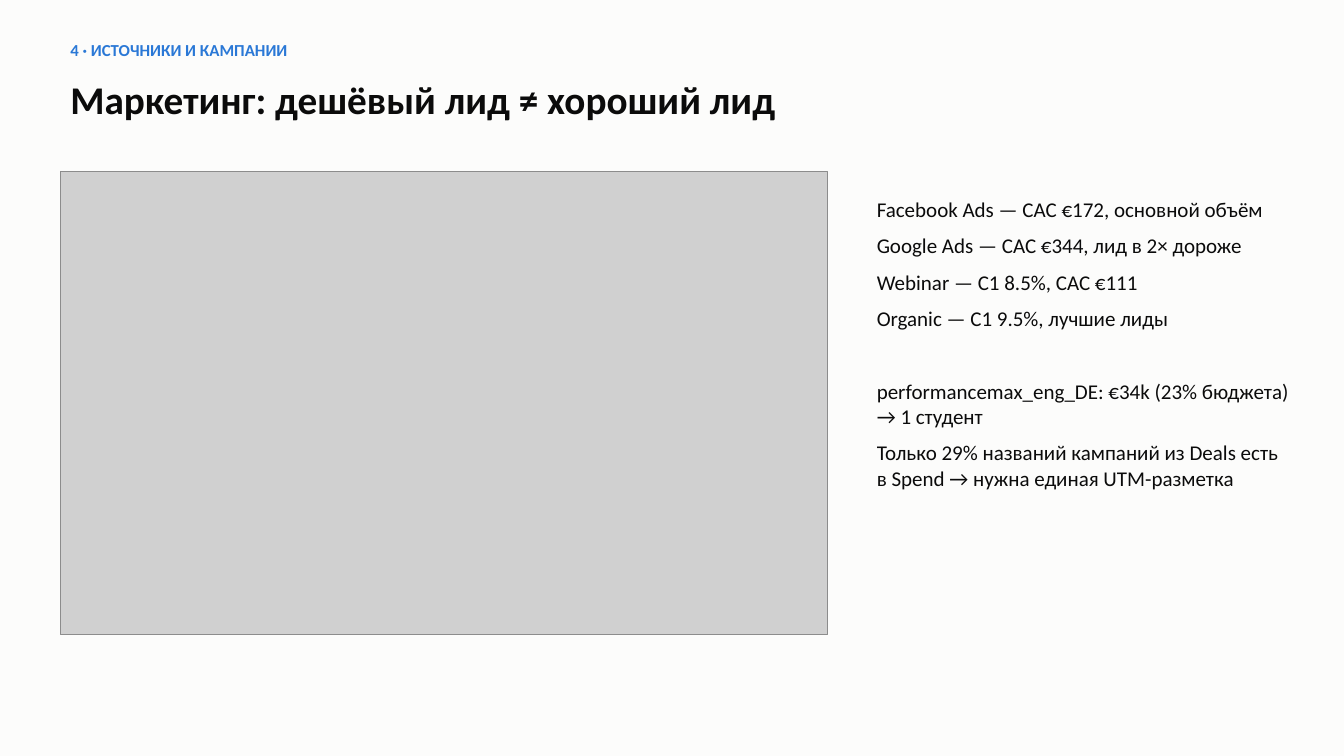
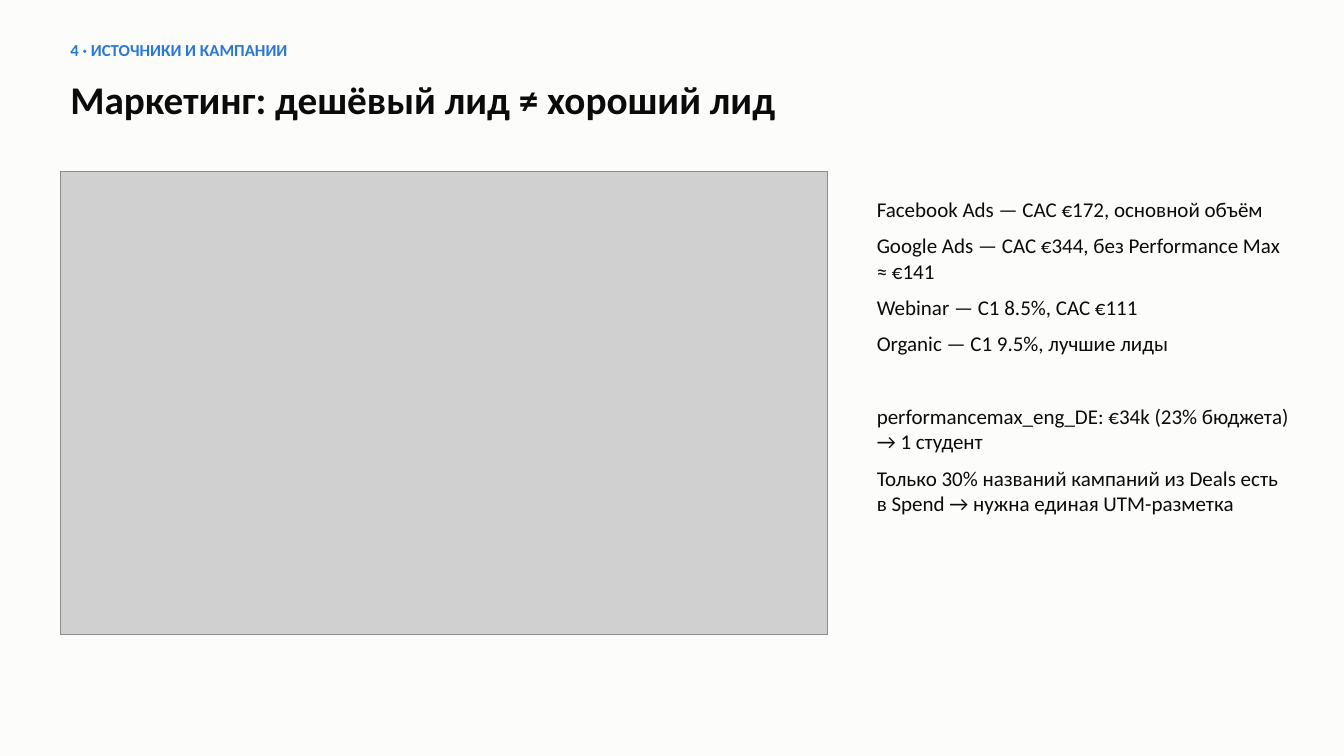
Before and after one commit to yerkovskayuliia-pixel/data-analytics-portfolio, a slide deck: slide 5 of python-crm-analysis/reports/presentation.pptx. Drawn at 1344x756 pixels with LibreOffice and Linux fonts; fonts in the diff are those of the drawing; grey boxes stand for pictures. Boxes give left, top, right and bottom in pixels: in the first picture for what was removed or moved away, otherwise in the second. Text is boxed around its words. In the diff, an @@ line names an element or a change of style, - is before the commit and + after.

```diff
--- a/python-crm-analysis/reports/presentation.pptx
+++ b/python-crm-analysis/reports/presentation.pptx
@@ text at <box>877,238,1280,279</box>: text changed @@
-Google Ads — CAC €344, лид в 2× дороже
+Google Ads — CAC €344, без Performance Max ≈ €141
@@ text at <box>877,471,1278,515</box>: text changed @@
-Только 29% названий кампаний из Deals есть в Spend → нужна единая UTM-разметка
+Только 30% названий кампаний из Deals есть в Spend → нужна единая UTM-разметка
```
Also in this commit, not shown: 4 other slides changed, 1 slide added, 1 slide removed, 41 other files.
